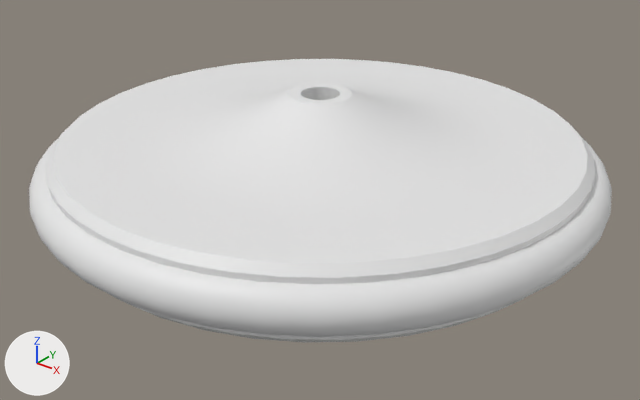
The COLLADA model data/urdf/robots/obike/meshes/rear_wheel.dae, before and after one commit.
Both versions are drawn from a 50 mm camera at (0.0661, -0.0827, 0.0464) aimed at (0.0011, -0.0015, -0.0039). Arrows for +X, +Y and +Z are at lower left; the lights stay in place.

The first picture shows 'wheel v2'.
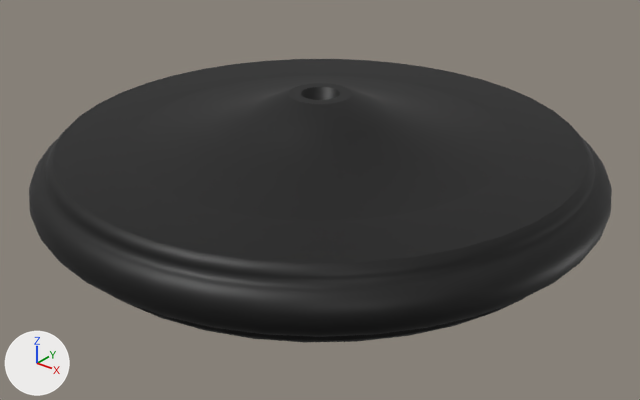
Changed parts and their boxes (x1, y1, x2, y2) in the pictures (640 x 400 px):
'wheel v2', recoloured, shading changed (white to black)
    both: (29, 59, 612, 342)

What the commit changed:
Material 'Opaque(202,209,238).001' (mat_opaque_202_209_238__001) is new.
Its base color is (0.0, 0.0, 0.0) (black #000000).
me_wheel_v2 has 1206 vertices, 2408 faces and spans x -0.0363..0.0363, y -0.0362..0.0362, z -0.01..0.01.
me_wheel_v2 is used by ob_wheel_v2; location (0.0, 0.0, 0.0).
me_wheel_v2 no longer uses material mat_opaque_202_209_238__003 (white #e7e7e7).
me_wheel_v2 part 1: edges marked sharp go from 388 to 292.
me_wheel_v2 now uses material mat_opaque_202_209_238__001 (black #000000).
